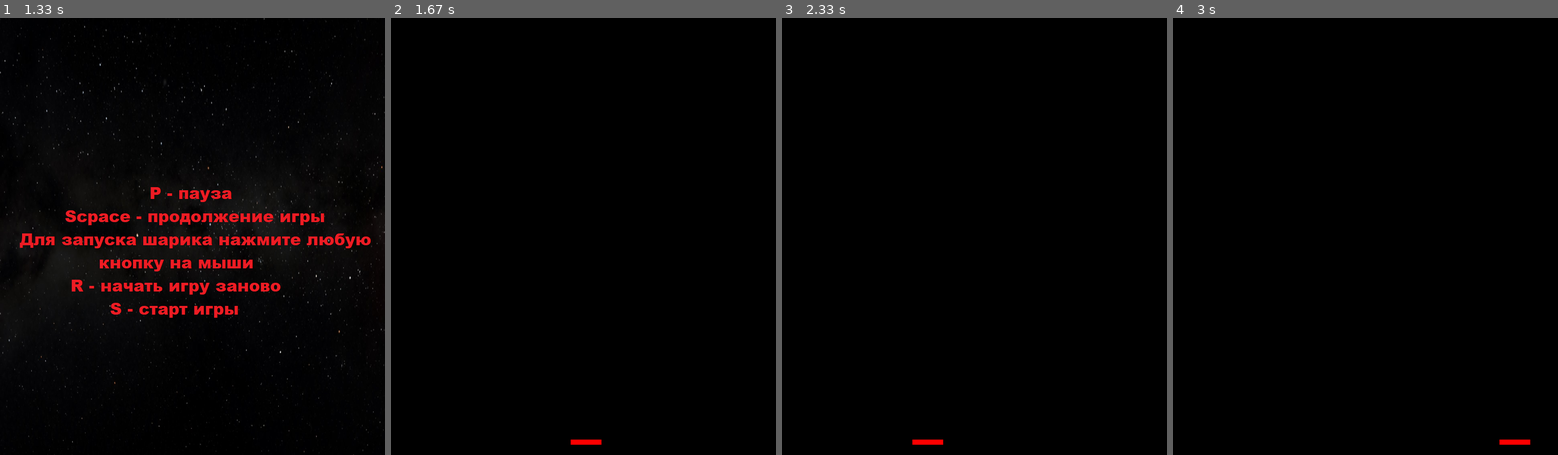
Above: before the commit, frames 1-4 (left to right).
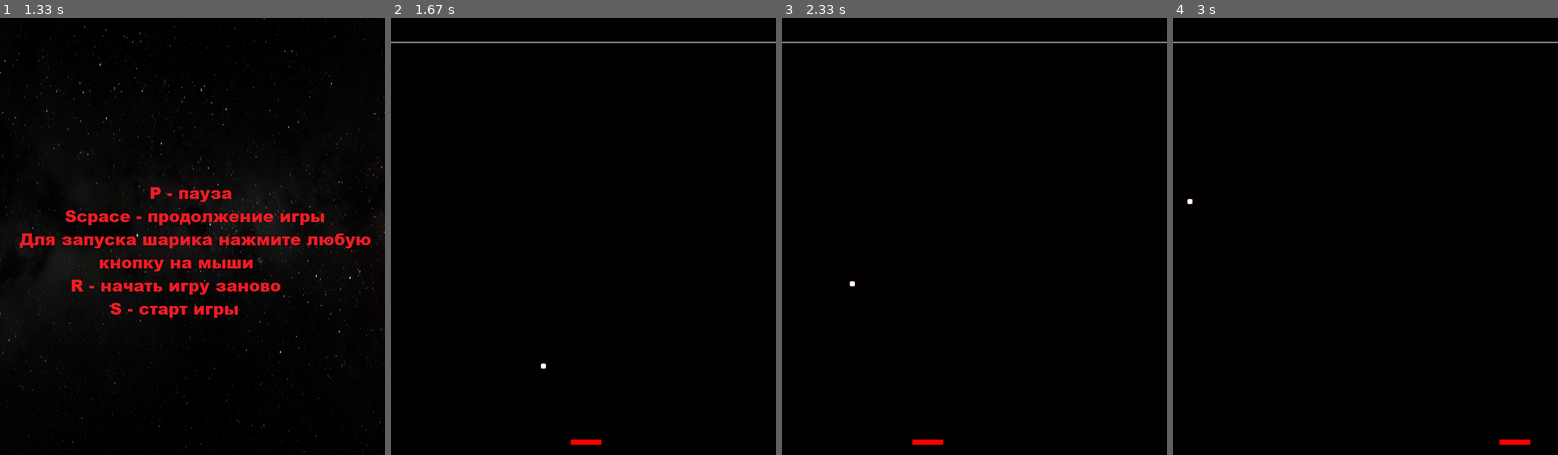
Above: after the commit, the same moments.

Repository: EgorKaduba/PyGame_Project
Game: pygame game, started from main.py
Two runs of this game, one before a commit and one after it. Both use one fixed random seed, a clock stepped at 60 frames per second and the inputs below.
Inputs (mouse positions are in pixels of both pictures, inside the frame that each line leads up to):
- Up to frame 1 (1.33 s): move the mouse to (177, 253) at 0.37 s
- Up to frame 2 (1.67 s): tap S at 1.33 s
- Up to frame 3 (2.33 s): press the mouse at (1074, 306) at 1.7 s; move the mouse to (997, 227) at 1.8 s; release the mouse at (920, 144) at 1.93 s; hold Right from 2 s (still down); move the mouse to (912, 92) at 2.03 s
- Up to frame 4 (3 s): release Right at 2.47 s; hold Left from 2.5 s (still down); move the mouse to (1500, 350) at 2.53 s

Frame 1 is identical in both runs. In frame 2, 0.4% of the frame differs, in the area x 0-100%, y 5-81%; in frame 3, 0.4%; in frame 4, 0.4%.

Commit message:
The ball and bouncing off the boundaries

Diff:
--- a/classes.py
+++ b/classes.py
@@ -1,5 +1,5 @@
 import pygame
-
+from random import choice
 
 # класс доски
 class Board(pygame.sprite.Sprite):
@@ -31,3 +31,23 @@
                             self.rect = self.rect.move(5, 0)
             else:
                 self.rect.x = pos if pos < 690 else 690
+
+
+# класс мячика
+class Ball(pygame.sprite.Sprite):
+    def __init__(self, ball_sprite):
+        super().__init__(ball_sprite)
+        # создание мячика внутри квадрата
+        self.image = pygame.Surface((10, 10))
+        pygame.draw.rect(self.image, (219, 112, 147), (0, 0, 10, 10))
+        pygame.draw.circle(self.image, (255, 255, 255), (5, 5), 5)
+        self.rect = self.image.get_rect()
+        self.rect.x = 370
+        self.rect.y = 750
+        self.vx = choice([-2, 2])
+        self.vy = -2
+        self.is_paused = False
+
+    # функция, осуществляющая перемещение шарика
+    def update(self):
+        self.rect = self.rect.move(self.vx, self.vy)
--- a/functions.py
+++ b/functions.py
@@ -28,3 +28,18 @@
     # отрисовка картинок на экране
     screen.blit(image, (0, 0))
     screen.blit(image_text, (0, -25))
+
+# функция, проверяющая столкновения мячика
+def collisions(ball):
+    # проверка столкновения мяча с верхней границей
+    if ball.rect.top <= 50:
+        ball.vy = 2
+        ball.vx = -2 if ball.vx < 0 else 2
+    # проверка столкновения мяча с левой границей
+    if ball.rect.left <= 0:
+        ball.vx = 2
+        ball.vy = -2 if ball.vy < 0 else 2
+    # проверка столкновения мяча с правой границей
+    elif ball.rect.right >= 750:
+        ball.vx = -2
+        ball.vy = -2 if ball.vy < 0 else 2
--- a/main.py
+++ b/main.py
@@ -4,6 +4,8 @@
 
 # создаём группы спрайтов
 board_sprite = pygame.sprite.Group()
+ball_sprite = pygame.sprite.Group()
+
 
 # инициализация pygame
 pygame.init()
@@ -34,10 +36,11 @@
         # начать игру, если нажали кнопку 'S'
         if event.type == pygame.KEYDOWN and event.key == pygame.K_s:
             if not start:
+                ball = Ball(ball_sprite)
                 board = Board(board_sprite, left, r)
                 start = True
                 dvij = True
-                all_sprites.add(board_sprite)
+                all_sprites.add(board_sprite, ball_sprite)
         if dvij:
             if event.type == pygame.KEYDOWN and event.key == pygame.K_LEFT:
                 board.left = True
@@ -50,8 +53,13 @@
             elif event.type == pygame.MOUSEMOTION:
                 board.update(event.pos[0])
     if dvij:
+        # проверка столкновений
+        collisions(ball)
         # передвижение доски
         board.update()
+        # передвижение мячика
+        ball.update()
+        pygame.draw.line(screen, (128, 128, 128), (0, 47), (750, 47), 3)
     else:
         # вывод на экран инструции до старта
         starts(screen)
